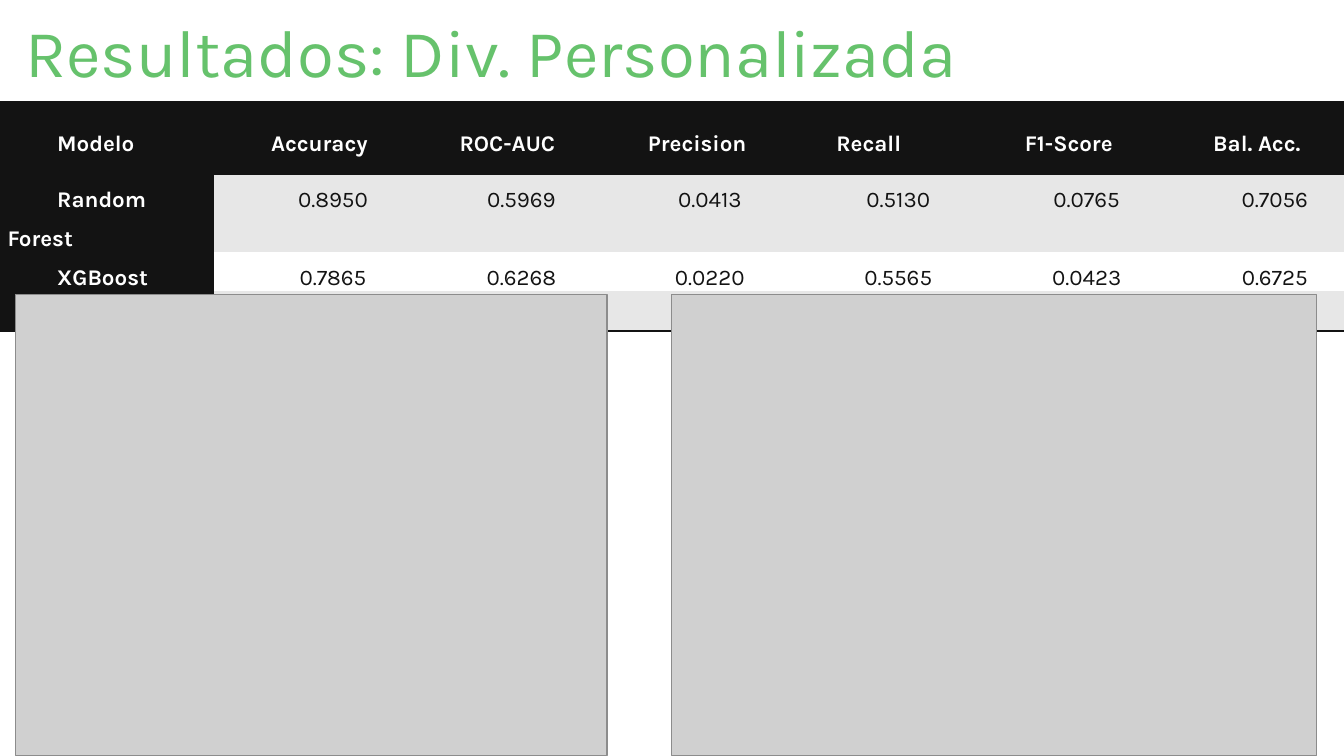
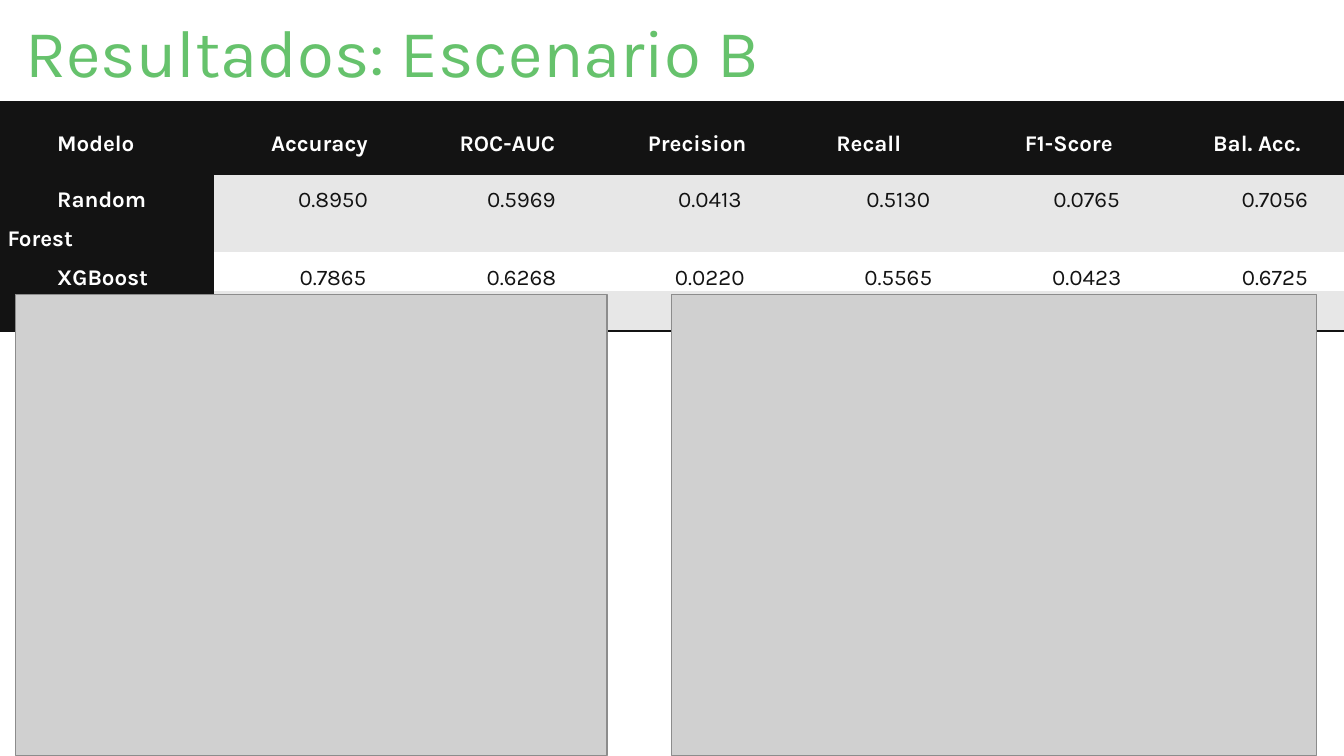
Before and after one commit to HunterCitto/199---Seminario-Final, a slide deck: slide 29 of docs/Entregas/Presentación/Incendios forestales de la Patagonia Andina - Pública.pptx (slide 30 before the commit). Drawn at 1344x756 pixels with LibreOffice and Linux fonts; fonts in the diff are those of the drawing; grey boxes stand for pictures. Boxes give left, top, right and bottom in pixels: in the first picture for what was removed or moved away, otherwise in the second. Text is boxed around its words. In the diff, an @@ line names an element or a change of style, - is before the commit and + after.

```diff
--- a/docs/Entregas/Presentación/Incendios forestales de la Patagonia Andina - Pública.pptx
+++ b/docs/Entregas/Presentación/Incendios forestales de la Patagonia Andina - Pública.pptx
@@ title at box(25, 31, 759, 78): text changed @@
-Resultados: Div. Personalizada
+Resultados: Escenario B
```
Also in this commit, not shown: 17 other slides changed, 1 slide removed, 4 other files.
